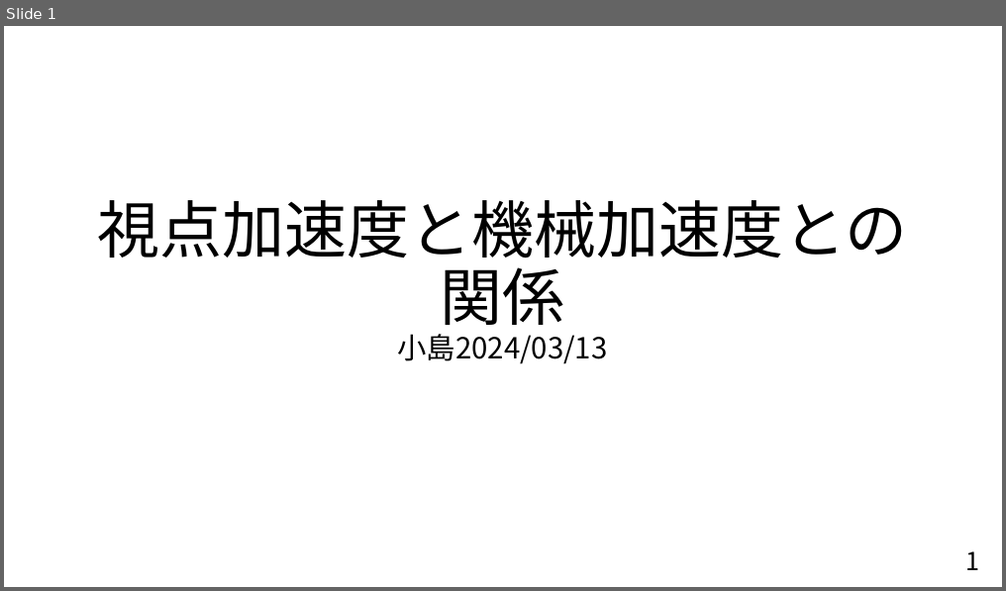
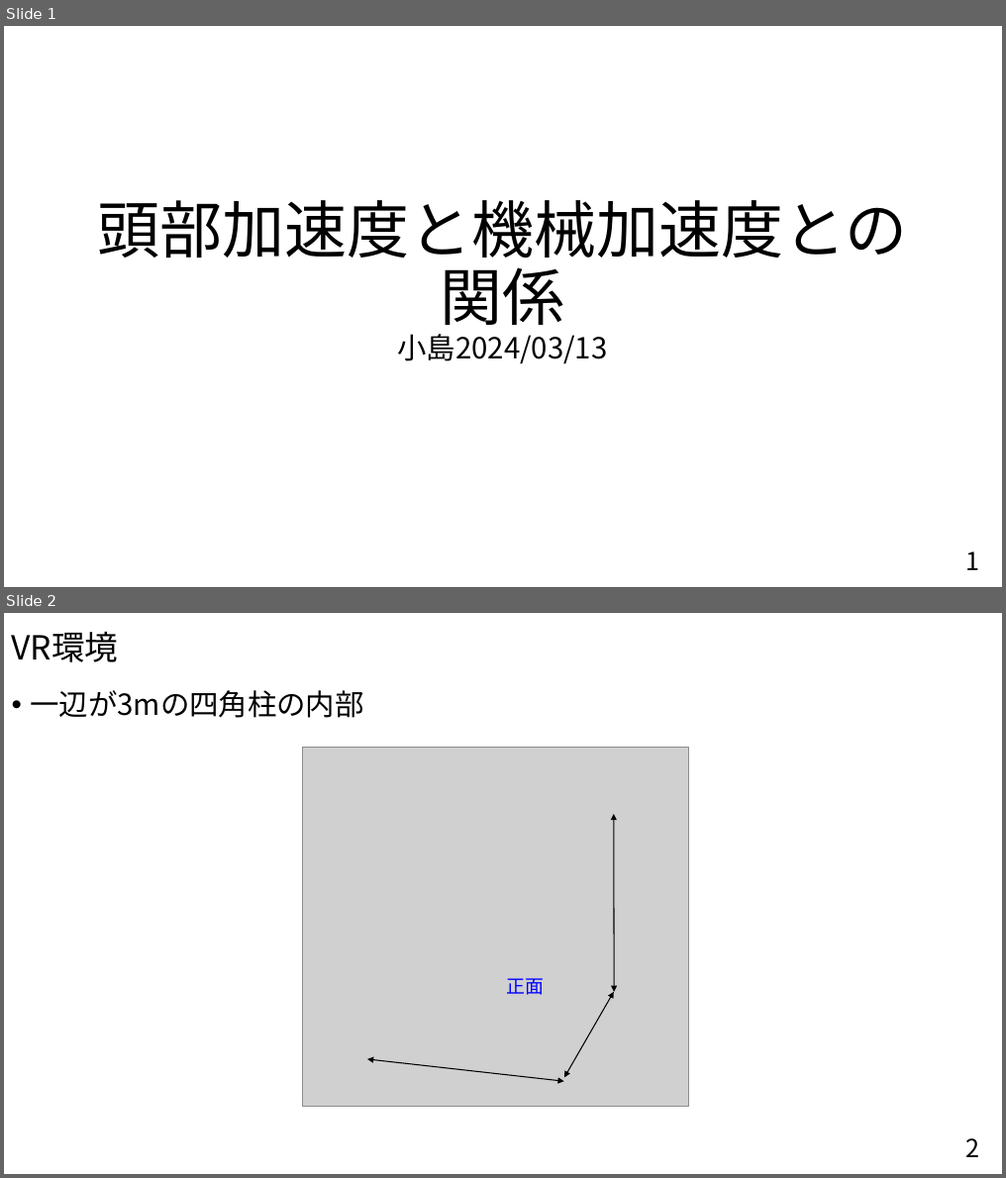
Before and after one commit to Small-Island/3DMT, a slide deck: Report/ojima_0313.pptx. Shown one above the other, each under a label of ours: slide 1 before the commit, slides 1 and 2 after it. The pictures are 1006x591 and 1006x1178 pixels, drawn with LibreOffice and Linux fonts; fonts in the diff are those of the drawing; grey boxes stand for pictures. Boxes give left, top, right and bottom in pixels: in the first picture for what was removed or moved away, otherwise in the second. Text is boxed around its words. In the diff, an @@ line names an element or a change of style, - is before the commit and + after.

```diff
--- a/Report/ojima_0313.pptx
+++ b/Report/ojima_0313.pptx
@@ slide 2 added at (x1=4, y1=613, x2=1002, y2=1174), background #FFFFFF @@
@@ title added at (x1=12, y1=631, x2=119, y2=663), 32 pt, text #000000 @@
+VR環境
@@ text added at (x1=30, y1=690, x2=363, y2=718), 28 pt, text #000000 @@
+• 一辺が3mの四角柱の内部
@@ picture added at (x1=303, y1=748, x2=689, y2=1107) @@
@@ double arrow added from (614, 814) to (614, 992), #000000 1 pt @@
@@ text added at (x1=507, y1=978, x2=545, y2=995), 18 pt, text #0000FF @@
+正面
@@ double arrow added from (564, 1078) to (614, 992), #000000 1 pt @@
@@ double arrow added from (564, 1081) to (367, 1059), #000000 1 pt @@
@@ page number added at (x1=965, y1=1139, x2=979, y2=1157), 24 pt, text #000000 @@
+2
@@ slide 1 changed as well @@
@@ title at (x1=97, y1=200, x2=907, y2=365): text changed @@
-視点加速度と機械加速度との関係
-小島2024/03/13
+頭部加速度と機械加速度との関係
+小島2024/03/13
```
Also in this commit, not shown: 1 other slide changed, 1 other file.
